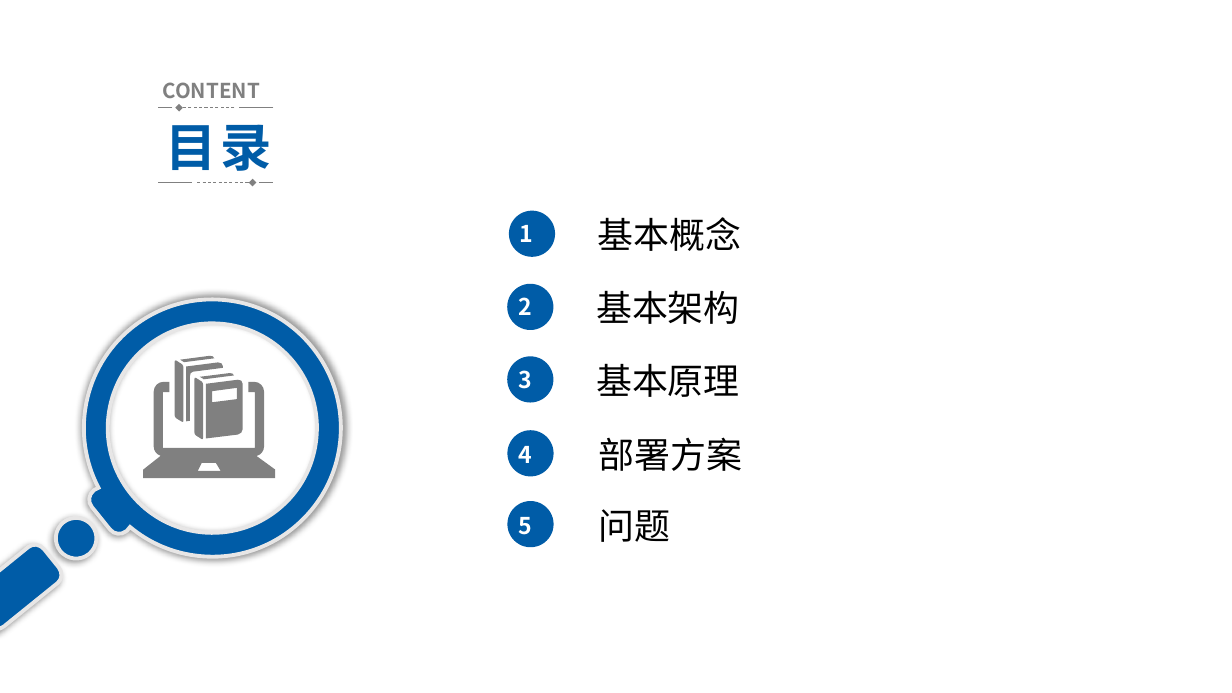
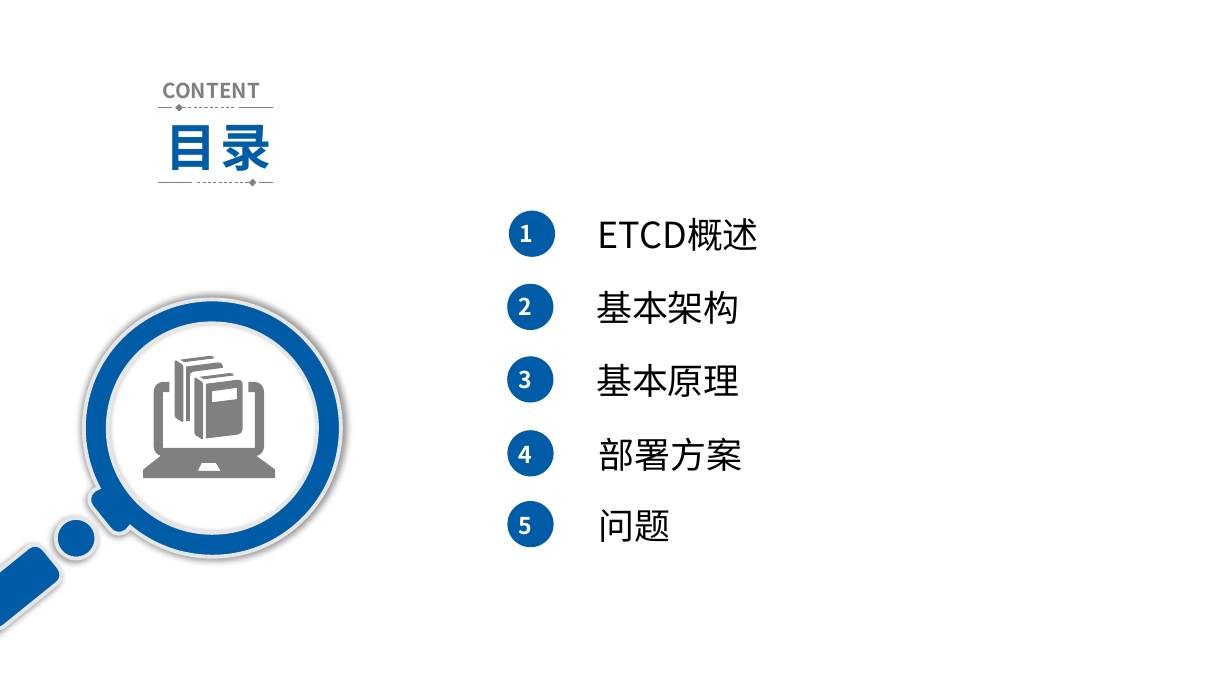
Before and after one commit to HNing109/StudyNotes, a slide deck: slide 2 of Golang_学习笔记/Golang_进阶_学习笔记/ETCD_学习笔记/ETCD-调研.pptx. Drawn at 1232x693 pixels with LibreOffice and Linux fonts; fonts in the diff are those of the drawing. Boxes give left, top, right and bottom in pixels: in the first picture for what was removed or moved away, otherwise in the second. Text is boxed around its words. In the diff, an @@ line names an element or a change of style, - is before the commit and + after.

```diff
--- a/Golang_学习笔记/Golang_进阶_学习笔记/ETCD_学习笔记/ETCD-调研.pptx
+++ b/Golang_学习笔记/Golang_进阶_学习笔记/ETCD_学习笔记/ETCD-调研.pptx
@@ text at [598, 217, 759, 251]: text changed @@
-基本概念
+ETCD概述
```
Also in this commit, not shown: 8 other slides changed, 1 slide added, 1 other file.
